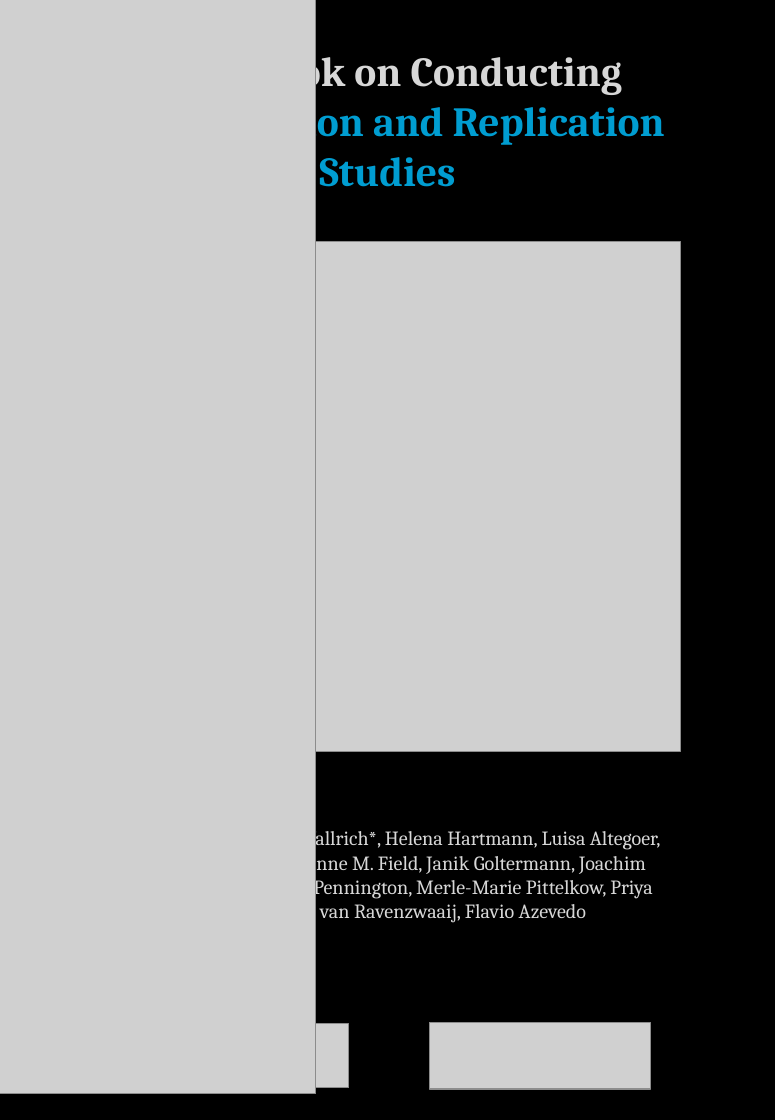
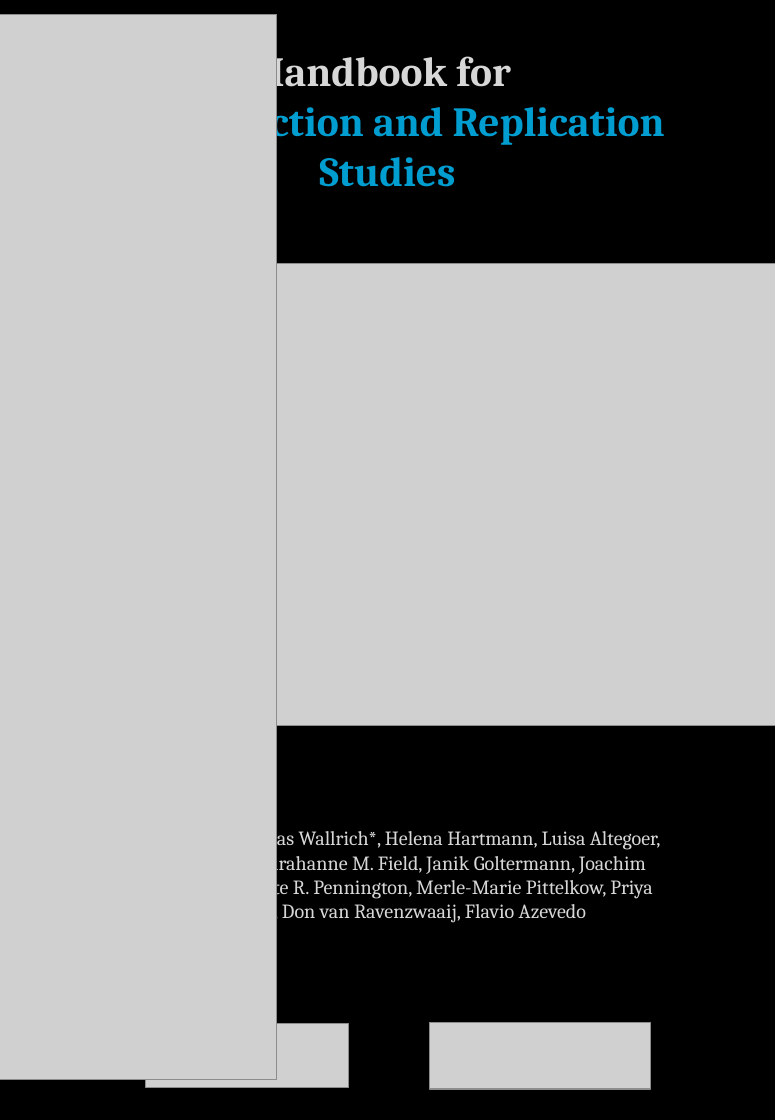
Before and after one commit to forrtproject/replication_handbook, a slide deck: slide 3 of images/cover.pptx. Drawn at 775x1120 pixels with LibreOffice and Linux fonts; fonts in the diff are those of the drawing; grey boxes stand for pictures. Boxes give left, top, right and bottom in pixels: in the first picture for what was removed or moved away, otherwise in the second. Text is boxed around its words. In the diff, an @@ line names an element or a change of style, - is before the commit and + after.

```diff
--- a/images/cover.pptx
+++ b/images/cover.pptx
@@ picture: place and size @@
-picture at [0,0,316,1093]
+picture at [0,14,277,1080]
@@ text at [110,48,665,187]: text changed @@
-Handbook on Conducting Reproduction and Replication Studies
+Handbook for
+Reproduction and Replication Studies
@@ picture: place and size @@
-picture at [97,242,681,751]
+picture at [0,263,775,725]
```
Also in this commit, not shown: 26 other files.
